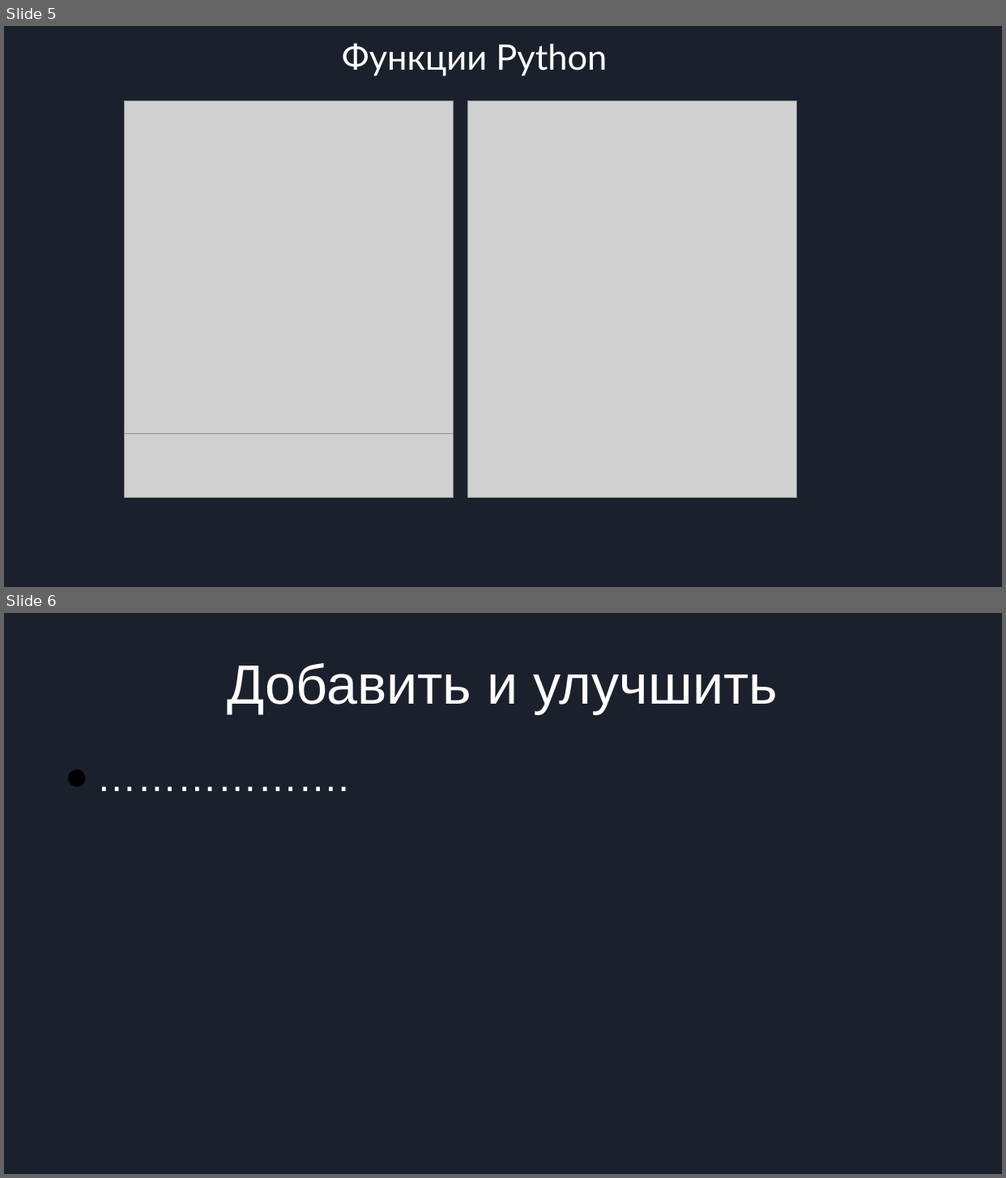
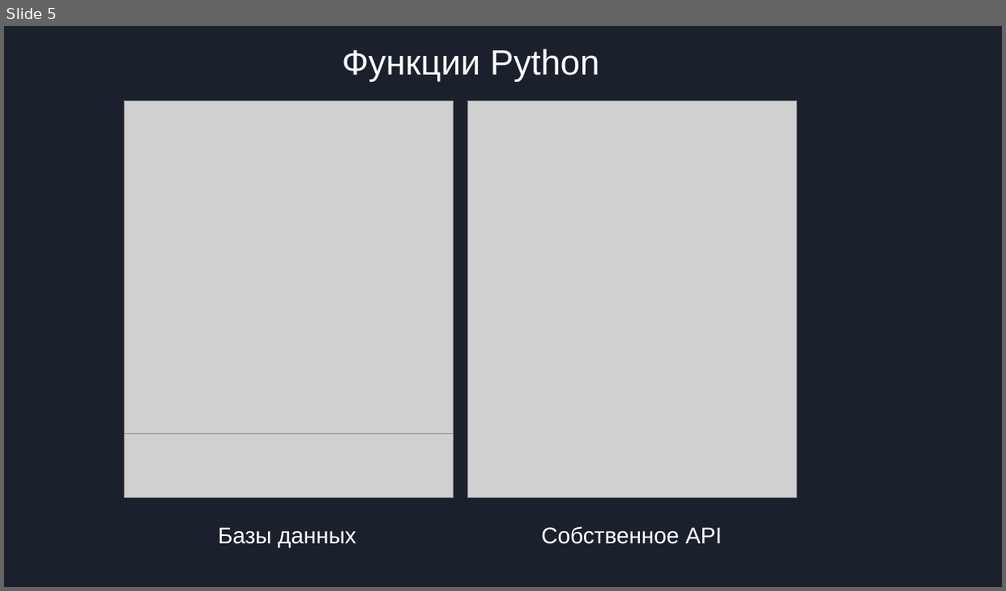
Before and after one commit to Jindderrr/LiteChat, a slide deck: Presetation.pptx. Shown one above the other, each under a label of ours: slides 5 and 6 before the commit, slide 5 after it. The pictures are 1006x1178 and 1006x591 pixels, drawn with LibreOffice and Linux fonts; fonts in the diff are those of the drawing; grey boxes stand for pictures. Boxes give left, top, right and bottom in pixels: in the first picture for what was removed or moved away, otherwise in the second. Text is boxed around its words. In the diff, an @@ line names an element or a change of style, - is before the commit and + after.

```diff
--- a/Presetation.pptx
+++ b/Presetation.pptx
@@ slide 6 removed at [4,613,1002,1174], background #1B212C @@
@@ title removed at [228,663,778,714] @@
-Добавить и улучшить
@@ text removed at [53,744,953,1071] @@
-● ……………….
@@ slide 5 changed as well @@
@@ text "Функции Python" at [342,49,599,82]: font Lato to Arial @@
@@ text added at [218,527,356,548], 18 pt, text #FFFFFF @@
+Базы данных
@@ text added at [541,527,722,544], 18 pt, text #FFFFFF @@
+Собственное API
```
Also in this commit, not shown: 3 other slides changed, 1 slide added, 1 other file.
